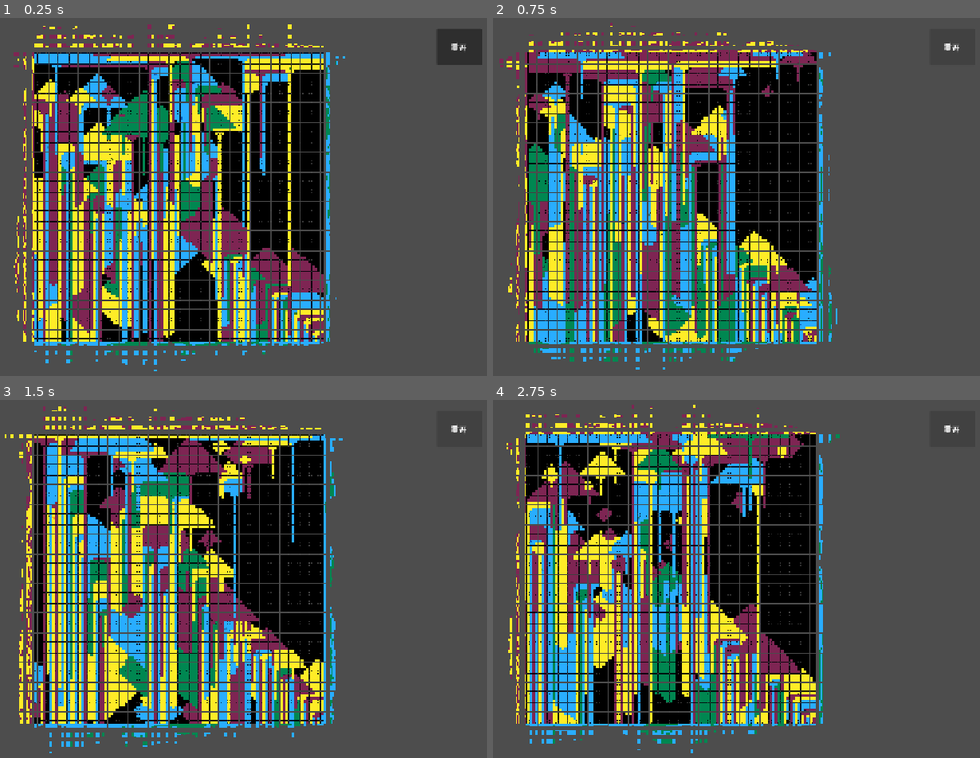
Above: before the commit, frames 1-4 (two rows, left to right).
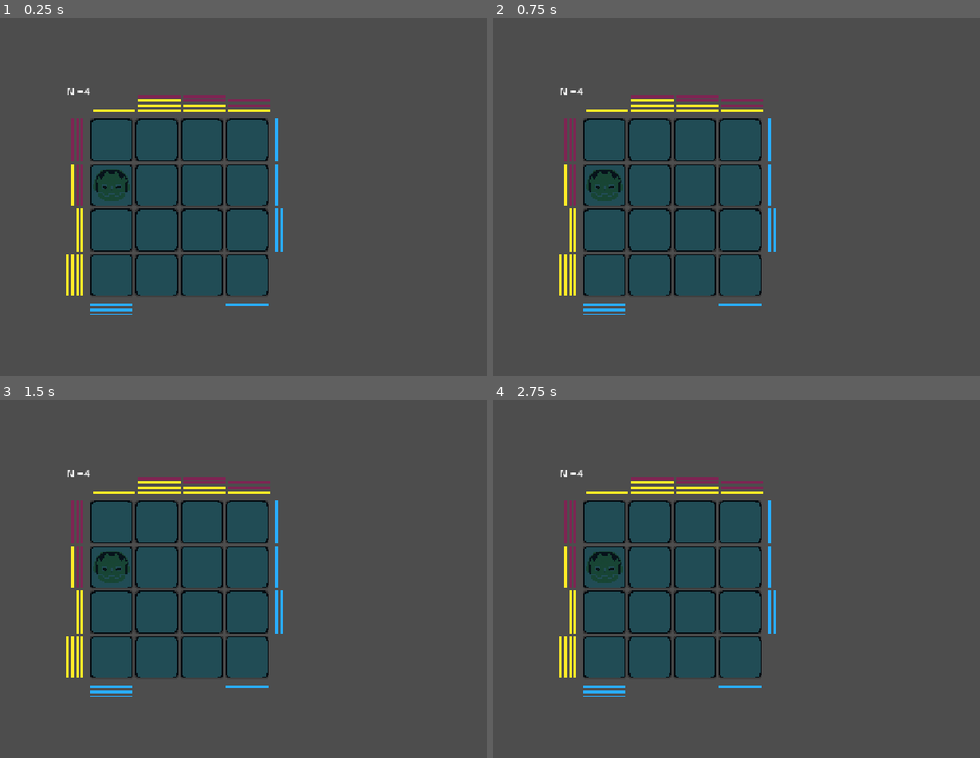
Above: after the commit, the same moments.

Repository: xixinsama/FindGodot
Game: Godot game, scene res://main/main.tscn
The game is run twice, just before and just after one commit, with the same random seed, the same clock (stepped at 60 frames per second) and the same inputs. The project has no main scene, so this scene is started directly.
Inputs (mouse positions are in pixels of both pictures, inside the frame that each line leads up to):
- Up to frame 1 (0.25 s): no input
- Up to frame 2 (0.75 s): click (950, 46) at 0.5 s, where only the run before the commit has a clickable "重开"
- Up to frame 3 (1.5 s): click (457, 428) at 1.25 s, where only the run before the commit has a clickable "重开"
- Up to frame 4 (2.75 s): click (950, 428) at 2 s, where only the run before the commit has a clickable "重开"

The runs differ from the first frame. In frame 1, 48% of the frame differs, in the area x 2-100%, y 1-99%; in frame 2, 48%; in frame 3, 48%, in the area x 0-96%, y 1-99%; in frame 4, 48%.

Commit message:
进行了微调

Diff:
--- a/grid_panel/grid_panel.gd
+++ b/grid_panel/grid_panel.gd
@@ -33,6 +33,7 @@
 
 # 揭示格子
 func reveal():
+	if revealed: return
 	revealed = true
 	if contain_godot:
 		var color := sprite_2d.self_modulate
--- a/main/main.gd
+++ b/main/main.gd
@@ -1,7 +1,11 @@
 extends Control
 class_name Main
 
-@export_range(4, 13, 1, "or_greater") var N = 60                      # 当前网格大小/小猫数量
+@export_range(4, 13, 1, "or_greater") var N = 4                      # 当前网格大小/小猫数量
+@export var ratate_mode: bool = false
+@export var nonograms_mode: bool = false
+@export var no_fill_mode: bool = false
+
 @export var color1: Color = Color("7e2553")
 @export var color2: Color = Color("ffec27")
 @export var color3: Color = Color("29adff")
@@ -9,6 +13,9 @@
 
 
 @onready var 重开: Button = $UI/重开
+@onready var rich_text_label: RichTextLabel = $UI/RichTextLabel
+@onready var 新游戏: Button = $UI/新游戏
+@onready var 返回: Button = $UI/返回
 
 @onready var up_label: Label = $VBoxContainer/HBoxContainer/Label
 @onready var col_hints: HBoxContainer = $VBoxContainer/HBoxContainer/列信息
@@ -25,22 +32,34 @@
 
 const CELLSIZE: Vector2i = Vector2i(72, 72)
 var cells := []                  # 二维数组，存储每个格子的Panel节点
-var game_state: int = 0 # 游戏中
+var game_state: int = 1 # 游戏中:0
 var health: int = 3:
 	set(v):
 		health = v
 		if health == 0 and game_state == 0:
 			print("Lose")
 			game_state = 1
-			reveal_godot(godots)
+			reveal_godot(grid_data.size())
+			await get_tree().create_timer(1.5).timeout
+			rich_text_label.show()
+			rich_text_label.text = "[b][wave][color=Black]LOSE~"
+			新游戏.show()
+			返回.show()
+
 var godots: int:
 	set(v):
 		godots = v
 		if godots == 0 and game_state == 0:
 			print("Win")
+			game_state = 1
+			rich_text_label.show()
+			rich_text_label.text = "[b][wave][rainbow]YOU WIN!!!"
+			新游戏.show()
+			返回.show()
 
 func _ready() -> void:
 	重开.pressed.connect(_on_new_game)
+	新游戏.pressed.connect(_on_new_game)
 	new_game()
 
 # 全局变量（假设已在外部定义）
@@ -59,12 +78,15 @@
 	game_state = 0
 	health = 3
 	godots = N
+	rich_text_label.hide()
+	新游戏.hide()
+	返回.hide()
 
 	#print_matrix(_can_place)
 
 	#print_matrix(grid_color)
-
-	#fill_remaining()
+	if not no_fill_mode:
+		fill_remaining()
 	#print_matrix(grid_color)
 
 	grid_color_4c = four_color_regions(grid_color)
@@ -75,10 +97,10 @@
 
 	update_hints()
 
-	reveal_godot(ceili(float(N) / 5))
+	reveal_godot(ceili(float(N) / 4))
 
 	## 更新UI
-	var hint_size: float = 2 * N * 4
+	var hint_size: float = (2 * N + 1) * 4
 	up_label.custom_minimum_size = Vector2(hint_size, hint_size)
 	up_label.text = "N = " + str(N)
 	dowm_label.custom_minimum_size = Vector2(hint_size, hint_size)
@@ -88,7 +110,9 @@
 	camera_2d.zoom = Vector2(zoom_scale, zoom_scale)
 
 func _on_new_game():
-	new_game()
+	if game_state == 1:
+		new_game()
+		N = randi_range(4, 13)
 
 ## 生成关卡数据
 #region 第一步
@@ -106,7 +130,10 @@
 			_can_place[r].append(0)
 
 	# 逐行放置 godot
-	for row in range(n):
+	var index := center_to_ends(n)
+	var sp: int = 0
+	for row in index:
+
 		# 计算当前行可用的列数
 		var available_cols = 0
 		var can_place_row = _can_place[row]  # 局部引用，加速访问
@@ -127,10 +154,13 @@
 		var godot_pos = Vector2i(row, col)
 		grid_color[row][col] = row
 		# 标记互斥区域
-		mark_mutex_rc_plus_8(row, col, _can_place, n)
-
+		if not ratate_mode:
+			mark_mutex_rc_plus_8(row, col, _can_place, n)
+		else:
+			mark_mutex_diag_plus_8(row, col, _can_place, n)
 		# 蔓延颜色
-		var target_count = randi_range(0, 2*n)
+		sp += 1
+		var target_count = randi_range(0, sp)
 		spread_color(row, col, row, target_count, _can_place, n)
 
 		# 记录 godot 位置
@@ -470,7 +500,10 @@
 
 			var panel2: GridPanel = grid_panel.instantiate()
 			grid_container_2.add_child(panel2)
-			panel2.set_sprite(7, get_color_for_index(grid_color_4c[r][c]))
+			if nonograms_mode:
+				panel2.set_sprite(7, Color("214c55ff"))
+			else:
+				panel2.set_sprite(7, get_color_for_index(grid_color_4c[r][c]))
 			panel2.grid_pos = Vector2i(r, c)
 			if panel2.grid_pos in grid_data:
 				panel2.contain_godot = true
@@ -500,7 +533,7 @@
 		row_hints_2.add_child(hbox_2)
 		var color_rect_b = ColorRect.new()
 		color_rect_b.custom_minimum_size = Vector2(4, 72)
-		color_rect_b.color = Color(0.0, 0.0, 0.0, 1.0)
+		color_rect_b.color = Color(0.0, 0.0, 0.0, 0.0)
 		var color_rect_b_2 = color_rect_b.duplicate()
 		hbox_2.add_child(color_rect_b_2)
 		for c in range(N):
@@ -527,7 +560,7 @@
 		# 空白填充
 		var color_rect_b = ColorRect.new()
 		color_rect_b.custom_minimum_size = Vector2(72, 4)
-		color_rect_b.color = Color(0.0, 0.0, 0.0, 1.0)
+		color_rect_b.color = Color(0.0, 0.0, 0.0, 0.0)
 		var color_rect_b_2 = color_rect_b.duplicate()
 		vbox_2.add_child(color_rect_b_2)
 		for r in range(N):
@@ -574,8 +607,26 @@
 func reveal_godot(n: int) -> void:
 	if n > N: return
 	var gd: Array = grid_data.duplicate()
+	gd.shuffle()
 	for i in range(n):
-		var reveal_one: int = randi() % (N - i)
-		var pos = gd.pop_at(reveal_one)
+		var pos = gd[i]
 		var p = cells[pos.x][pos.y] as GridPanel
 		p.reveal()
+
+func center_to_ends(n: int) -> Array:
+##返回一个数组，包含从中间到两端的索引顺序（先左后右）"""
+	var result = []
+	if n <= 0:
+		return result
+	var mid := int(float(n - 1) / 2)      # 左中索引（整数除法）
+	result.append(mid)
+	var left = mid
+	var right = mid
+	while left > 0 or right < n - 1:
+		if left > 0:
+			left -= 1
+			result.append(left)
+		if right < n - 1:
+			right += 1
+			result.append(right)
+	return result
--- a/main/main.tscn
+++ b/main/main.tscn
@@ -1,6 +1,7 @@
 [gd_scene format=3 uid="uid://ujxh5hu8qmh0"]
 
 [ext_resource type="Script" uid="uid://derq2ym7lgs57" path="res://main/main.gd" id="1_yh5la"]
+[ext_resource type="Theme" uid="uid://crf6xk6lema8t" path="res://main_theme.tres" id="2_pjrb6"]
 
 [node name="Main" type="Control" unique_id=769732970 groups=["main"]]
 layout_mode = 3
@@ -10,11 +11,12 @@
 grow_horizontal = 2
 grow_vertical = 2
 script = ExtResource("1_yh5la")
-N = 99
+nonograms_mode = true
 
 [node name="UI" type="CanvasLayer" parent="." unique_id=1097634327]
 
 [node name="重开" type="Button" parent="UI" unique_id=1715947055]
+visible = false
 anchors_preset = 1
 anchor_left = 1.0
 anchor_right = 1.0
@@ -23,7 +25,61 @@
 offset_right = -23.0
 offset_bottom = 95.0
 grow_horizontal = 0
-text = "重开"
+text = "RESTART"
+
+[node name="RichTextLabel" type="RichTextLabel" parent="UI" unique_id=1297370112]
+visible = false
+custom_minimum_size = Vector2(320, 160)
+anchors_preset = 8
+anchor_left = 0.5
+anchor_top = 0.5
+anchor_right = 0.5
+anchor_bottom = 0.5
+offset_left = -160.0
+offset_top = -80.0
+offset_right = 160.0
+offset_bottom = 80.0
+grow_horizontal = 2
+grow_vertical = 2
+theme_override_font_sizes/normal_font_size = 48
+theme_override_font_sizes/bold_font_size = 48
+bbcode_enabled = true
+horizontal_alignment = 1
+
+[node name="新游戏" type="Button" parent="UI" unique_id=942275724]
+visible = false
+custom_minimum_size = Vector2(112, 64)
+anchors_preset = 8
+anchor_left = 0.5
+anchor_top = 0.5
+anchor_right = 0.5
+anchor_bottom = 0.5
+offset_left = -56.0
+offset_top = 24.0
+offset_right = 56.0
+offset_bottom = 88.0
+grow_horizontal = 2
+grow_vertical = 2
+theme = ExtResource("2_pjrb6")
+text = "NEW GAME"
+
+[node name="返回" type="Button" parent="UI" unique_id=1233214883]
+visible = false
+custom_minimum_size = Vector2(112, 64)
+anchors_preset = 8
+anchor_left = 0.5
+anchor_top = 0.5
+anchor_right = 0.5
+anchor_bottom = 0.5
+offset_left = -56.0
+offset_top = 104.0
+offset_right = 56.0
+offset_bottom = 180.0
+grow_horizontal = 2
+grow_vertical = 2
+theme = ExtResource("2_pjrb6")
+text = "RETURN
+MENU"
 
 [node name="VBoxContainer" type="VBoxContainer" parent="." unique_id=1790852278]
 layout_mode = 1
--- /dev/null
+++ b/main_theme.tres
@@ -0,0 +1,49 @@
+[gd_resource type="Theme" format=3 uid="uid://crf6xk6lema8t"]
+
+[sub_resource type="StyleBoxFlat" id="StyleBoxFlat_a2l2q"]
+bg_color = Color(0.5934037, 0.8835514, 1, 1)
+border_width_left = 4
+border_width_top = 4
+border_width_right = 4
+border_width_bottom = 4
+border_color = Color(0.42615587, 0.9370458, 0.48777807, 1)
+corner_radius_top_left = 6
+corner_radius_top_right = 6
+corner_radius_bottom_right = 6
+corner_radius_bottom_left = 6
+shadow_size = 6
+shadow_offset = Vector2(4, 4)
+
+[sub_resource type="StyleBoxFlat" id="StyleBoxFlat_gsqoc"]
+bg_color = Color(0.16078432, 0.6784314, 1, 1)
+border_width_left = 4
+border_width_top = 4
+border_width_right = 4
+border_width_bottom = 4
+border_color = Color(0.38431373, 0.88235295, 0.44705883, 1)
+corner_radius_top_left = 6
+corner_radius_top_right = 6
+corner_radius_bottom_right = 6
+corner_radius_bottom_left = 6
+shadow_size = 4
+shadow_offset = Vector2(4, 4)
+
+[sub_resource type="StyleBoxFlat" id="StyleBoxFlat_470mv"]
+bg_color = Color(0, 0.44538838, 0.7776848, 1)
+border_width_left = 4
+border_width_top = 4
+border_width_right = 4
+border_width_bottom = 4
+border_color = Color(0.38431373, 0.88235295, 0.44705883, 1)
+corner_radius_top_left = 6
+corner_radius_top_right = 6
+corner_radius_bottom_right = 6
+corner_radius_bottom_left = 6
+shadow_size = 4
+shadow_offset = Vector2(2, 2)
+
+[resource]
+Button/font_sizes/font_size = 24
+Button/styles/hover = SubResource("StyleBoxFlat_a2l2q")
+Button/styles/normal = SubResource("StyleBoxFlat_gsqoc")
+Button/styles/pressed = SubResource("StyleBoxFlat_470mv")
